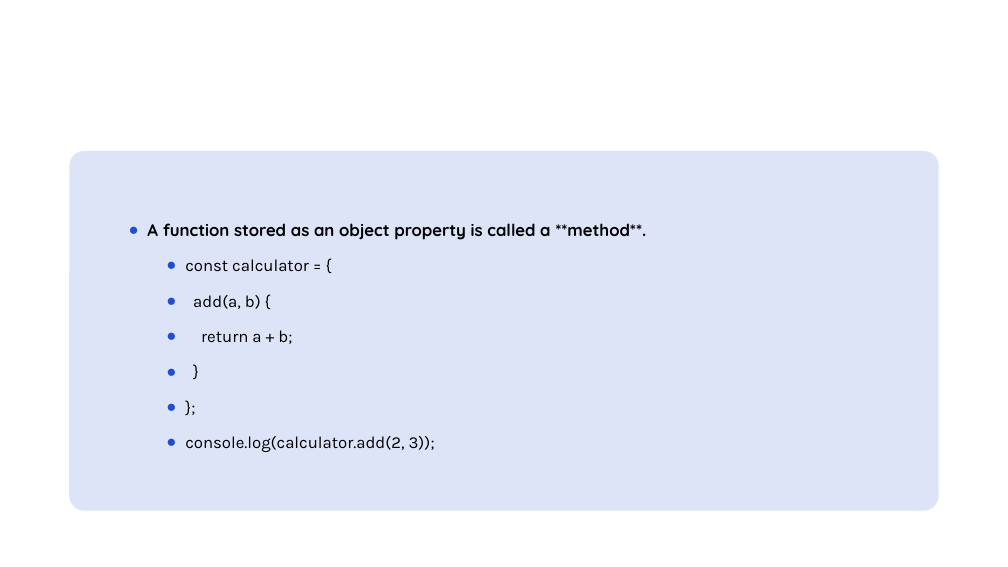
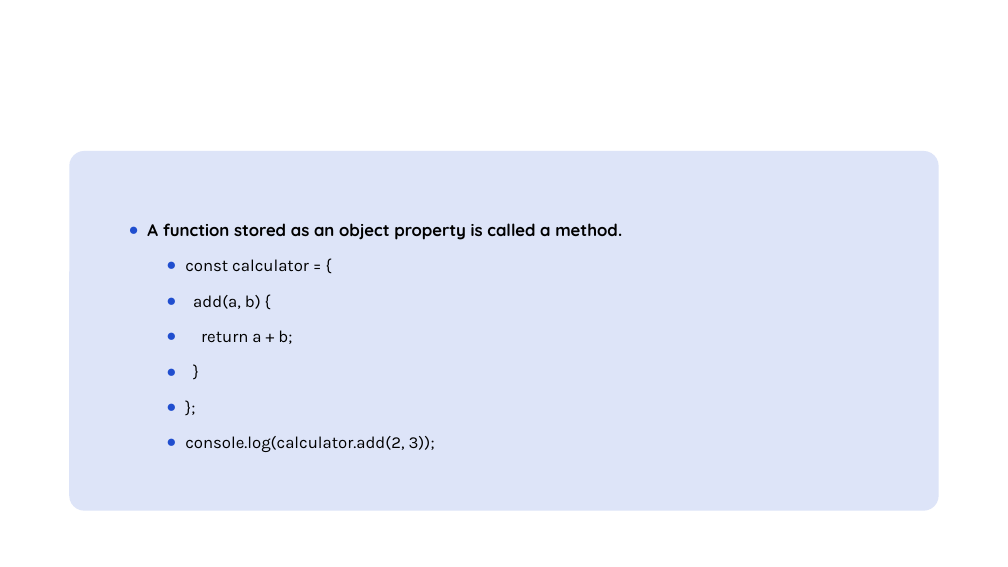
Before and after one commit to RakeshdotKR/SW_CSE_B1.4_Internship, a slide deck: slide 26 of Day/Day9/JavaScript_Functions.pptx. Drawn at 1008x567 pixels with LibreOffice and Linux fonts; fonts in the diff are those of the drawing; background and template pictures are left out. Boxes give left, top, right and bottom in pixels: in the first picture for what was removed or moved away, otherwise in the second. Text is boxed around its words. In the diff, an @@ line names an element or a change of style, - is before the commit and + after.

Commit message:
Functions PPT

```diff
--- a/Day/Day9/JavaScript_Functions.pptx
+++ b/Day/Day9/JavaScript_Functions.pptx
@@ text at [147, 223, 622, 240]: text changed @@
-● A function stored as an object property is called a **method**.
+● A function stored as an object property is called a method.
```
Also in this commit, not shown: 3 other slides changed.
